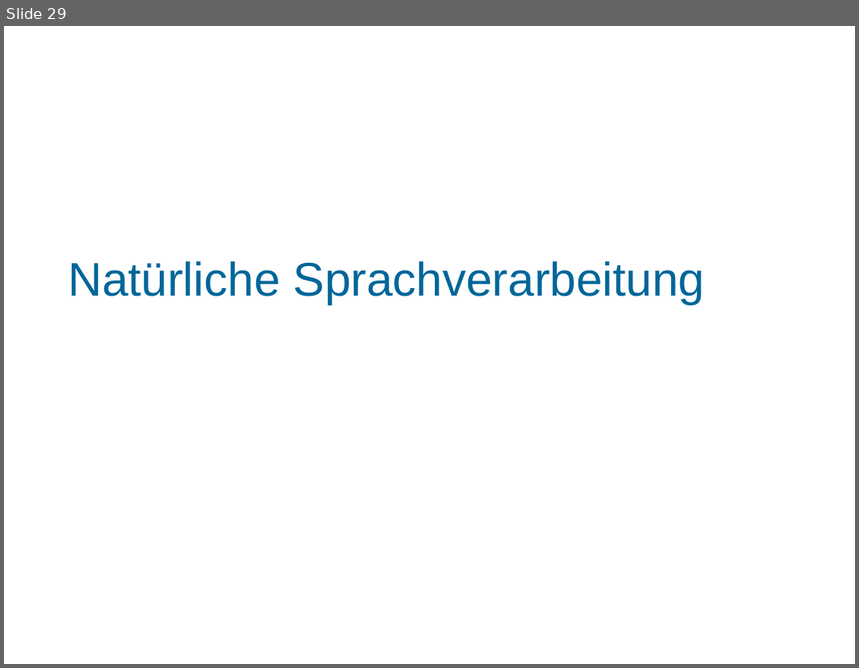
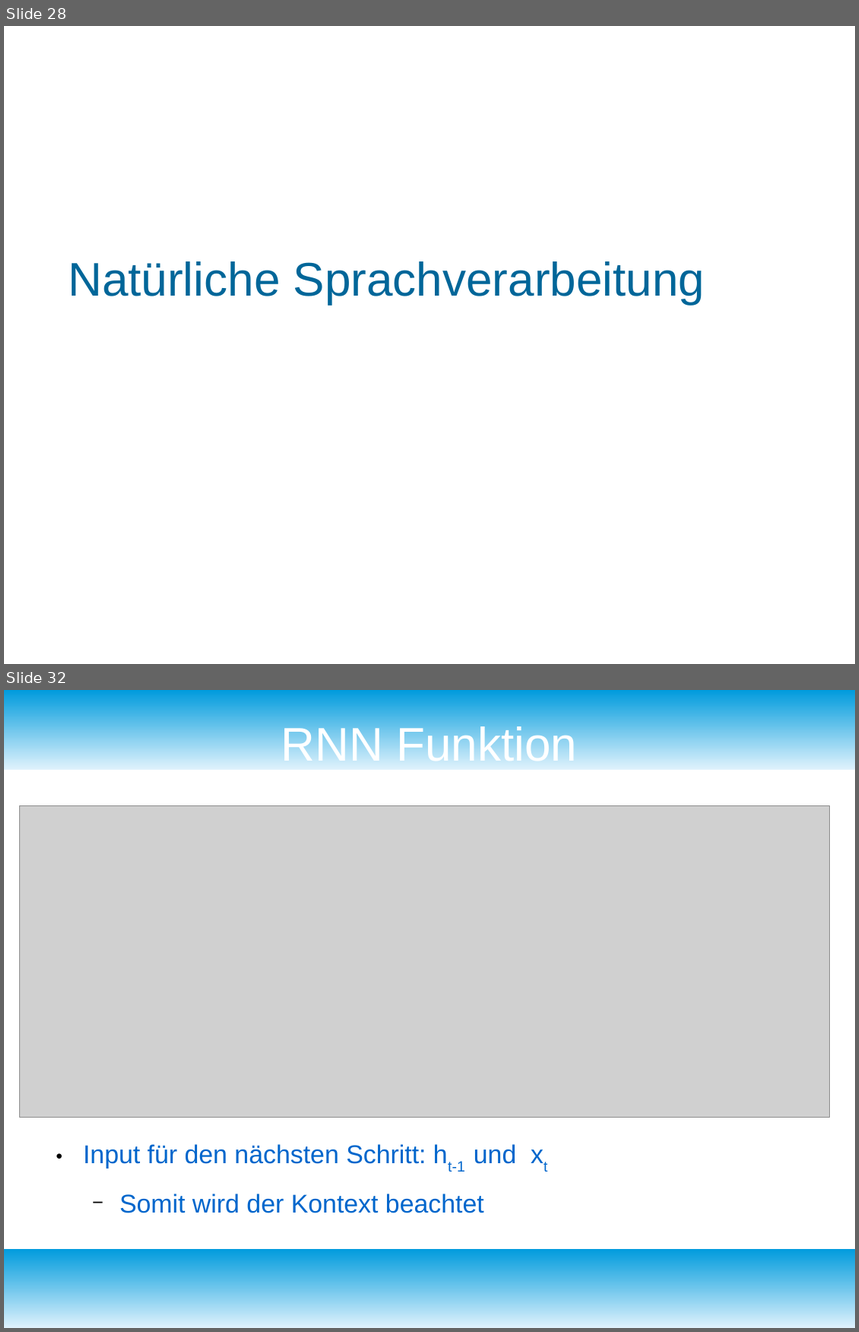
Before and after one commit to fnehmer/haw-is-assignment, a slide deck: Präsentation/is_praesentation.odp. Shown one above the other, each under a label of ours: slide 29 before the commit, slides 28 and 32 after it; the slides between them are not shown. The pictures are 859x668 and 859x1332 pixels, drawn with LibreOffice and Linux fonts; fonts in the diff are those of the drawing; grey boxes stand for pictures; background and template pictures are left out. Boxes give left, top, right and bottom in pixels: in the first picture for what was removed or moved away, otherwise in the second. Text is boxed around its words. In the diff, an @@ line names an element or a change of style, - is before the commit and + after.

```diff
--- a/Präsentation/is_praesentation.odp
+++ b/Präsentation/is_praesentation.odp
@@ slide 32 added at [4, 690, 855, 1328], background #FFFFFF @@
@@ rectangle added at [4, 690, 855, 770], fill gradient #DFF2FC to #009BDD @@
@@ title added at [281, 723, 577, 761], 44 pt, text #FFFFFF @@
+RNN Funktion
@@ picture added at [19, 806, 830, 1117] @@
@@ text added at [83, 1144, 516, 1214], 24 pt, text #0066CC @@
+● Input für den nächsten Schritt: ht-1 und xt
+  − Somit wird der Kontext beachtet
@@ rectangle added at [4, 1249, 855, 1328], fill gradient #DFF2FC to #009BDD @@
@@ what was slide 29 is now slide 28 @@
```
Also in this commit, not shown: 4 slides changed, 5 other slides added, 1 slide removed, 17 other files.
